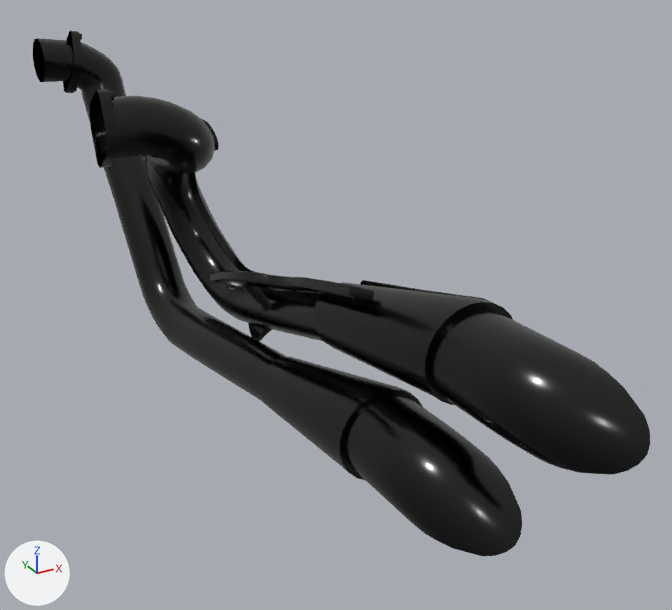
An edit to the glTF model models/Exhaust_SCORPION_BLK_GLSS.glb, drawn before and after from the same camera.
One viewpoint serves both versions: a 50 mm camera at (-0.218, -1.158, 0.275) aimed at (0.274, -0.264, -0.172). Every picture has the same lights, and +X, +Y and +Z are marked at lower left. The first picture is the older version. Where no turn or scale is listed for an object, it has been applied to the vertices.

Objects in the first picture: 'Exhaust_SCORPION_BLK_GLSS'.
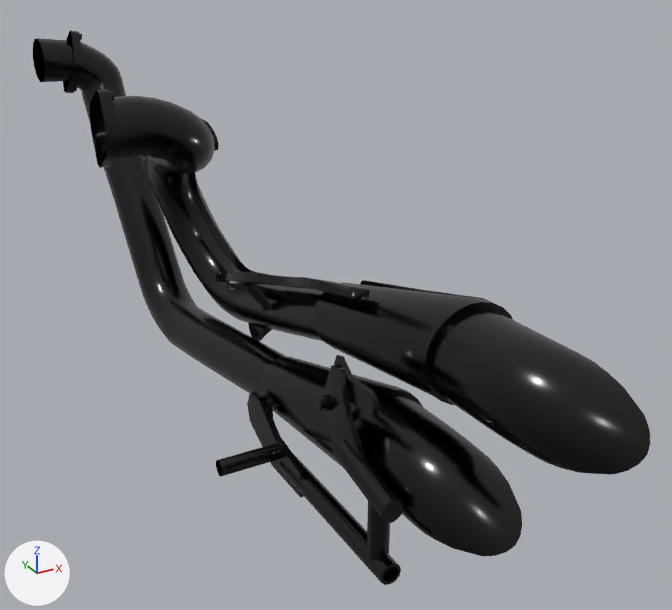
Diff of the bpy script that builds the scene:
```diff
--- a/models/Exhaust_SCORPION_BLK_GLSS.glb.py
+++ b/models/Exhaust_SCORPION_BLK_GLSS.glb.py
@@ me_material_026 @@
+me_material_026.from_pydata(...)  # 324 vertices, 456 faces; spans x 0.096..0.184, y -0.558..-0.248, z -0.334..-0.136
+me_material_026.materials.append(mat_black_shiny)  # black #000000
@@ ob_muffler_bracket_scorpiontips_002 @@
+ob_muffler_bracket_scorpiontips_002 = bpy.data.objects.new('Muffler_Bracket_ScorpionTips.002', me_material_026)
+ob_muffler_bracket_scorpiontips_002.location = (0.0, 0.0, 0.0)
```

Pixel boxes (x1, y1, x2, y2) of what changed, in the pictures (672 x 610 px):
'Muffler_Bracket_ScorpionTips.002', added (black): after (216, 355, 403, 585)
